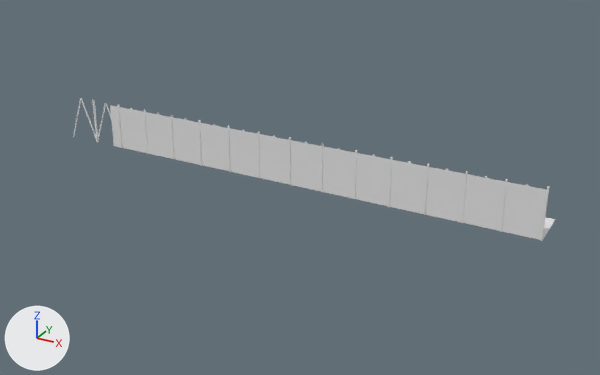
The Blender file models/factory.blend as it was, and as the next commit left it.
One viewpoint serves both versions: a 50 mm lens placed at (153.0, -288.0, 139.0), pointed at (-4.0, -4.0, -3.0). The lights are fixed; the arrows at lower left show +X, +Y and +Z. The first picture is the older version. Materials are left out; every surface is plain grey.

The first picture shows 'Cube.001', 'Floor', 'Wall'.
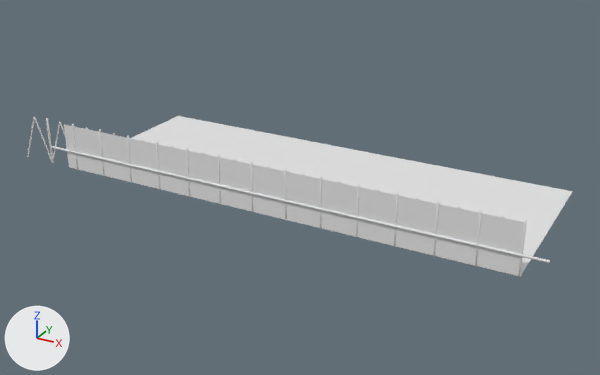
Where the change shows, as pixel boxes (x1, y1, x2, y2) in the pictures (600 x 375 px):
```json
{"object": "Wall", "change": "moved", "before": [110, 105, 549, 240], "after": [64, 124, 527, 276]}
{"object": "Floor", "change": "reshaped", "before": [543, 217, 555, 239], "after": [131, 116, 573, 276]}
{"object": "Cube.001", "change": "moved", "before": [73, 98, 549, 241], "after": [27, 117, 527, 277]}
{"object": "Cube", "change": "added", "after": [51, 146, 550, 263]}
{"part": 1, "of": "me_plane", "change": "added", "after": [142, 116, 573, 276]}
```

Edits to the scene script, one JSON object a line:
```json
{"block": "me_plane", "where": "# used by ob_floor; location = (0.0, 0.0, 0.0); scale = (100.0, 10.0, 1.0)"}
{"block": "me_plane", "where": "# verts and faces of me_plane; kept vertices keep their numbers, new ones are numbered from 12"}
{"block": "me_plane", "where": "# before: 0 (-1.0, -1.0, 0.0) at pixel (113, 145), 1 (1.0, -1.0, 0.0) at pixel (542, 240), 2 (-1.0, 1.0, 0.0), 3 (1.0, 1.0, 0.0) at pixel (555, 219)"}
{"op": "remove", "block": "me_plane", "code": "me_plane.from_pydata(...)  # 12 vertices, 5 faces; spans x -1.0..1.0, y -1.0..1.0, z 0.0"}
{"op": "add", "block": "me_plane", "code": "me_plane.from_pydata(...)  # 16 vertices, 7 faces; spans x -1.0..1.0, y -4.0..4.0, z 0.0"}
{"block": "me_plane", "change": "me_plane part 1"}
{"op": "add", "block": "me_plane", "code": "verts[12] = (-1.0, 4.0, 0.0)  # pixel (177, 115)"}
{"op": "add", "block": "me_plane", "code": "verts[13] = (1.0, 4.0, 0.0)  # pixel (572, 191)"}
{"op": "add", "block": "me_plane", "code": "verts[14] = (-1.0, -4.0, 0.0)  # pixel (68, 167)"}
{"op": "add", "block": "me_plane", "code": "verts[15] = (1.0, -4.0, 0.0)  # pixel (520, 276)"}
{"op": "add", "block": "me_plane", "code": "faces += [(2, 3, 13, 12), (0, 14, 15, 1)]"}
{"op": "add", "block": "me_cube_005", "code": ["me_cube_005 = bpy.data.meshes.new('Cube.005')", "me_cube_005.from_pydata(...)  # a box spanning x -1.0..1.0, y -1.0..1.0, z -1.0..1.0", "me_cube_005.polygons.foreach_set('use_smooth', [True] * 6)"]}
{"op": "set", "path": "ob_wall.location", "old": "(0.0, -10.0, 10.0)", "new": "(0.0, -40.0, 10.0)"}
{"op": "set", "path": "ob_cube_001.location", "old": "(84.6, -9.8, 0.1)", "new": "(84.6, -39.8, 0.1)"}
{"op": "add", "block": "ob_cube", "code": ["ob_cube = bpy.data.objects.new('Cube', me_cube_005)", "ob_cube.location = (0.0, -40.2, 8.0)", "ob_cube.scale = (109.0, 0.412, 0.412)"]}
```
